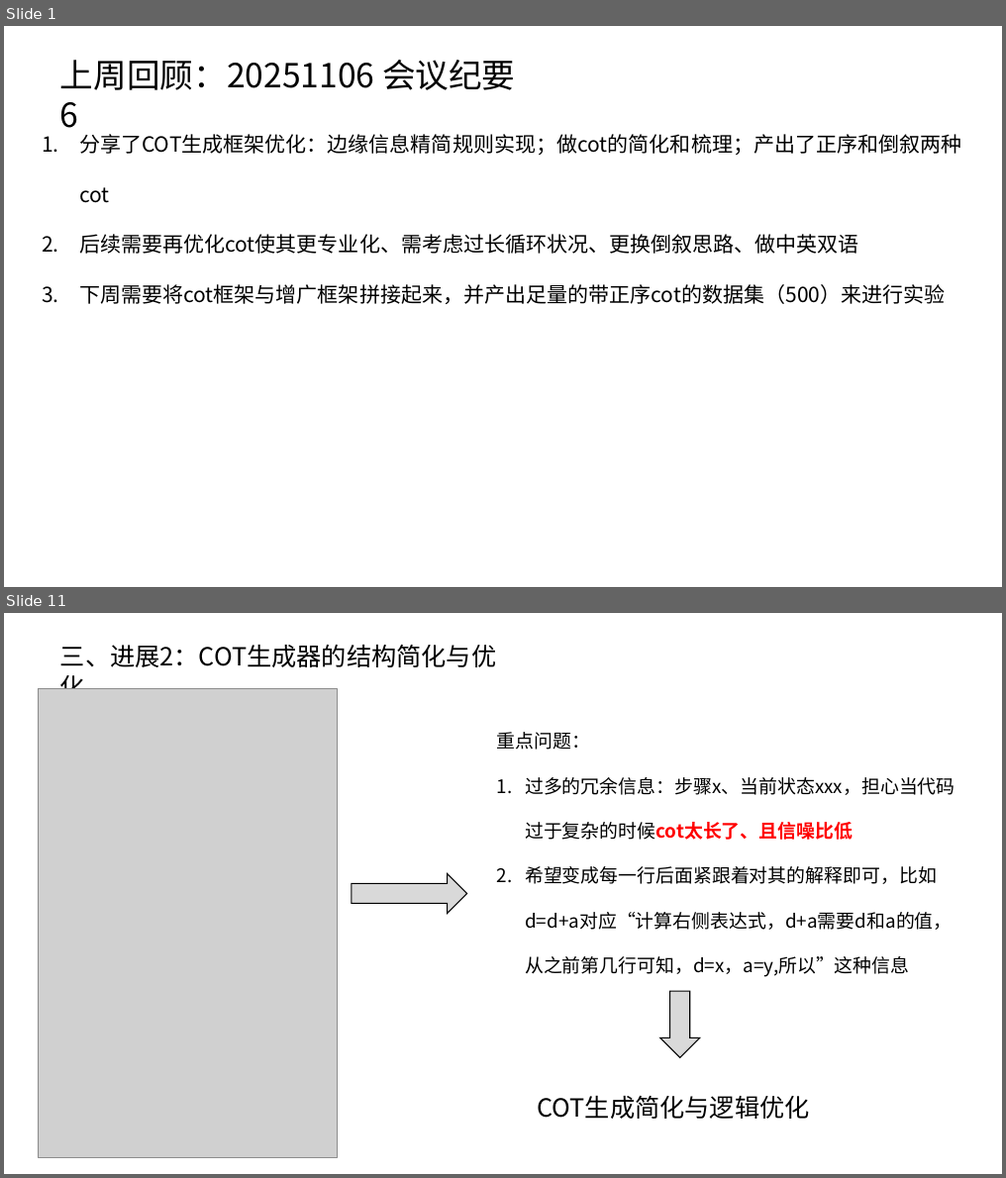
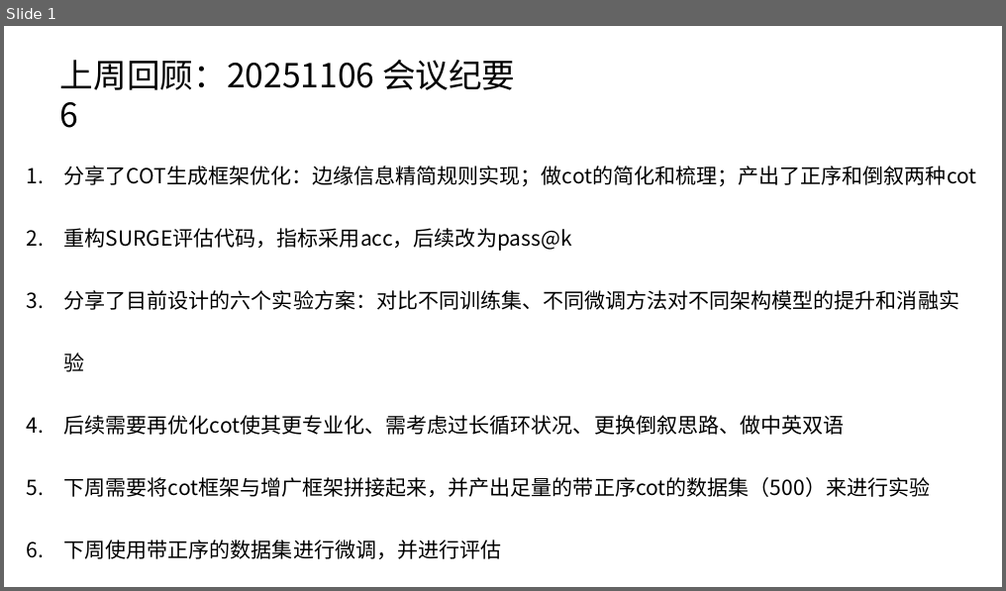
Before and after one commit to caoye04/TreecEva, a slide deck: 组会记录/组会1113.pptx. Shown one above the other, each under a label of ours: slides 1 and 11 before the commit, slide 1 after it; the slides between them are not shown. The pictures are 1006x1178 and 1006x591 pixels, drawn with LibreOffice and Linux fonts; fonts in the diff are those of the drawing; grey boxes stand for pictures. Boxes give left, top, right and bottom in pixels: in the first picture for what was removed or moved away, otherwise in the second. Text is boxed around its words. In the diff, an @@ line names an element or a change of style, - is before the commit and + after.

```diff
--- a/组会记录/组会1113.pptx
+++ b/组会记录/组会1113.pptx
@@ slide 11 removed at [4,613,1002,1174], background #FFFFFF @@
@@ text removed at [60,644,496,667] @@
-三、进展2：COT生成器的结构简化与优化
@@ picture removed at [38,688,338,1158] @@
@@ text removed at [497,732,955,977] @@
-重点问题：
-1. 过多的冗余信息：步骤x、当前状态xxx，担心当代码过于复杂的时候cot太长了、且信噪比低
-2. 希望变成每一行后面紧跟着对其的解释即可，比如d=d+a对应“计算右侧表达式，d+a需要d和a的值，从之前第几行可知，d=x，a=y,所以”这种信息
@@ right arrow removed at [351,873,466,913] @@
@@ right arrow removed at [660,991,700,1058] @@
@@ text removed at [538,1095,810,1119] @@
-COT生成简化与逻辑优化
@@ slide 1 changed as well @@
@@ text "分享了COT生成框架优化：边缘信息精简规则实现；做cot的简化和梳理；产出了正序和倒叙两种cot": place and size @@
-text "分享了COT生成框架优化：边缘信息精简规则实现；做cot的简化和梳理；产出了正序和倒叙两种cot" at [79,134,961,304]
+text "分享了COT生成框架优化：边缘信息精简规则实现；做cot的简化和梳理；产出了正序和倒叙两种cot" at [64,166,977,560]
@@ text at [64,166,977,497]: line spacing 2 to 2.5 @@
@@ text at [64,228,959,372]: paragraphs added @@
+2. 重构SURGE评估代码，指标采用acc，后续改为pass@k
+3. 分享了目前设计的六个实验方案：对比不同训练集、不同微调方法对不同架构模型的提升和消融实验
@@ text at [64,540,502,560]: paragraph added @@
+6. 下周使用带正序的数据集进行微调，并进行评估
```
Also in this commit, not shown: 1 other slide changed, 15 slides added, 16 other slides removed, 20 other files.
